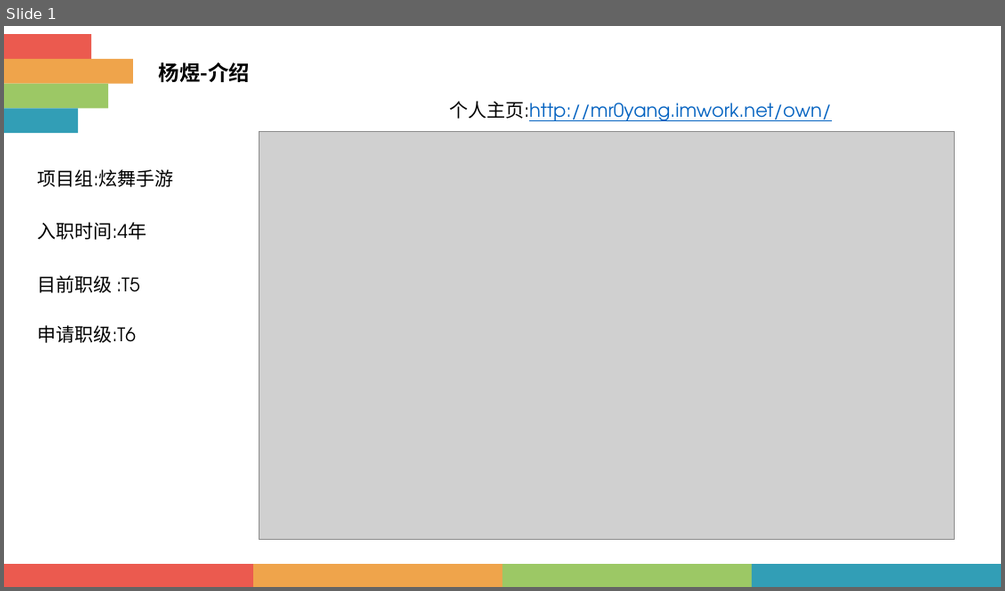
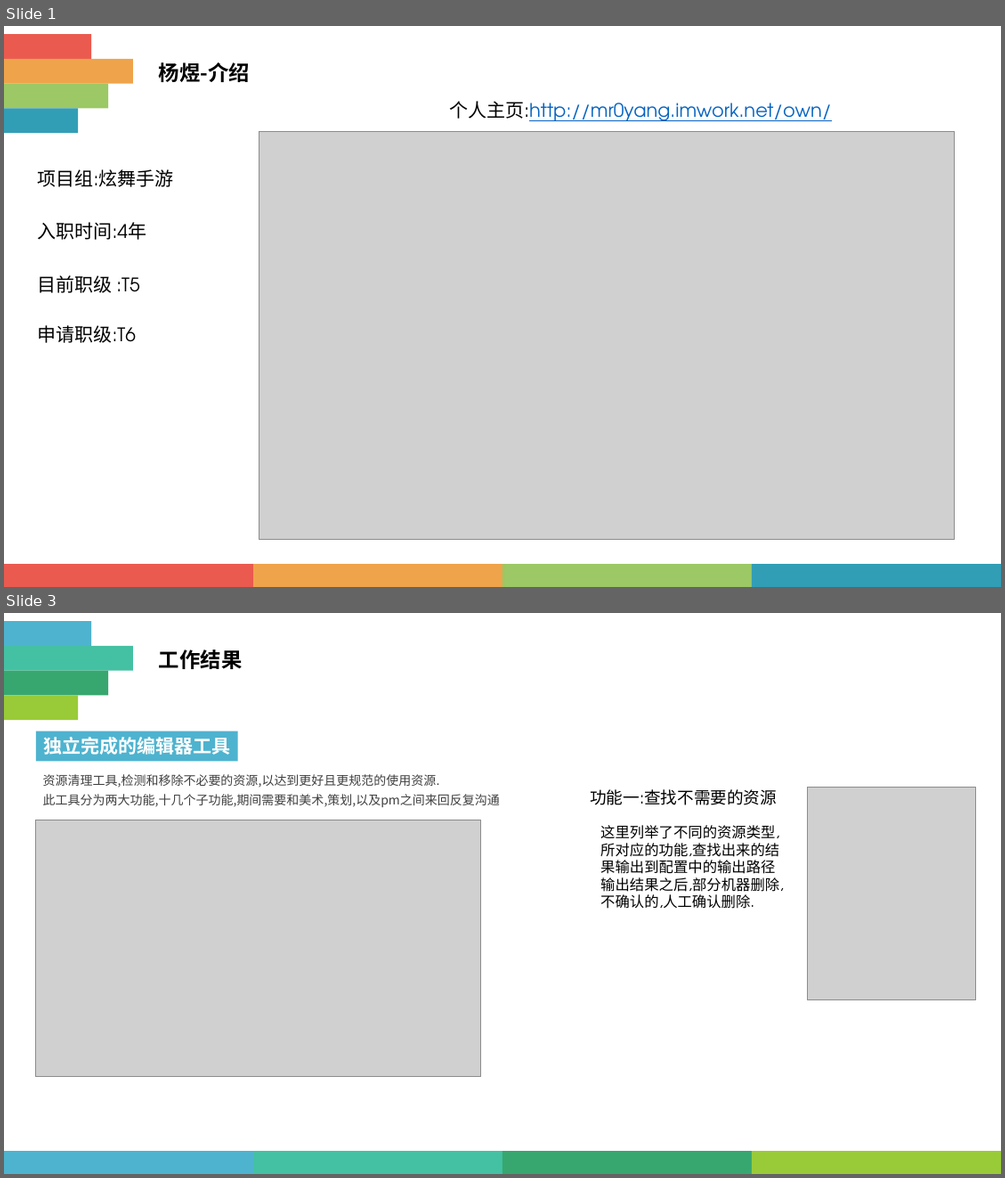
Before and after one commit to cashtony/Company, a slide deck: 文档/2018年6月程序员晋级/晋级 ppt.pptx. Shown one above the other, each under a label of ours: slide 1 before the commit, slides 1 and 3 after it; the slides between them are not shown. The pictures are 1005x591 and 1005x1178 pixels, drawn with LibreOffice and Linux fonts; fonts in the diff are those of the drawing; grey boxes stand for pictures. Boxes give left, top, right and bottom in pixels: in the first picture for what was removed or moved away, otherwise in the second. Text is boxed around its words. In the diff, an @@ line names an element or a change of style, - is before the commit and + after.

```diff
--- a/文档/2018年6月程序员晋级/晋级 ppt.pptx
+++ b/文档/2018年6月程序员晋级/晋级 ppt.pptx
@@ slide 3 added at <box>4,613,1001,1174</box>, background #FFFFFF @@
@@ rectangle added at <box>4,621,91,646</box>, fill #4EB3CF @@
@@ rectangle added at <box>4,646,133,671</box>, fill #44C1A3 @@
@@ text added at <box>159,649,242,669</box>, 20 pt, text #000000, bold @@
+工作结果
@@ rectangle added at <box>4,671,108,695</box>, fill #37A76F @@
@@ rectangle added at <box>4,695,78,720</box>, fill #99CB38 @@
@@ rectangle added at <box>36,731,238,761</box>, fill #4EB3CF, 18 pt, text #FFFFFF, bold @@
+独立完成的编辑器工具
@@ text added at <box>43,774,500,807</box>, 12 pt, text #404040 @@
+资源清理工具,检测和移除不必要的资源,以达到更好且更规范的使用资源.
+此工具分为两大功能,十几个子功能,期间需要和美术,策划,以及pm之间来回反复沟通
@@ text added at <box>590,789,777,805</box>, 16 pt, text #000000 @@
+功能一:查找不需要的资源
@@ picture added at <box>808,787,976,1000</box> @@
@@ picture added at <box>35,819,481,1077</box> @@
@@ text added at <box>600,825,784,908</box>, 14 pt, text #000000 @@
+这里列举了不同的资源类型,所对应的功能,查找出来的结果输出到配置中的输出路径
+输出结果之后,部分机器删除,不确认的,人工确认删除.
@@ rectangle added at <box>4,1151,253,1174</box>, fill #4EB3CF @@
@@ rectangle added at <box>254,1151,502,1174</box>, fill #44C1A3 @@
@@ rectangle added at <box>502,1151,752,1174</box>, fill #37A76F @@
@@ rectangle added at <box>752,1151,1001,1174</box>, fill #99CB38 @@
```
Also in this commit, not shown: 2 slides changed, 2 other slides added, 1 slide removed.
